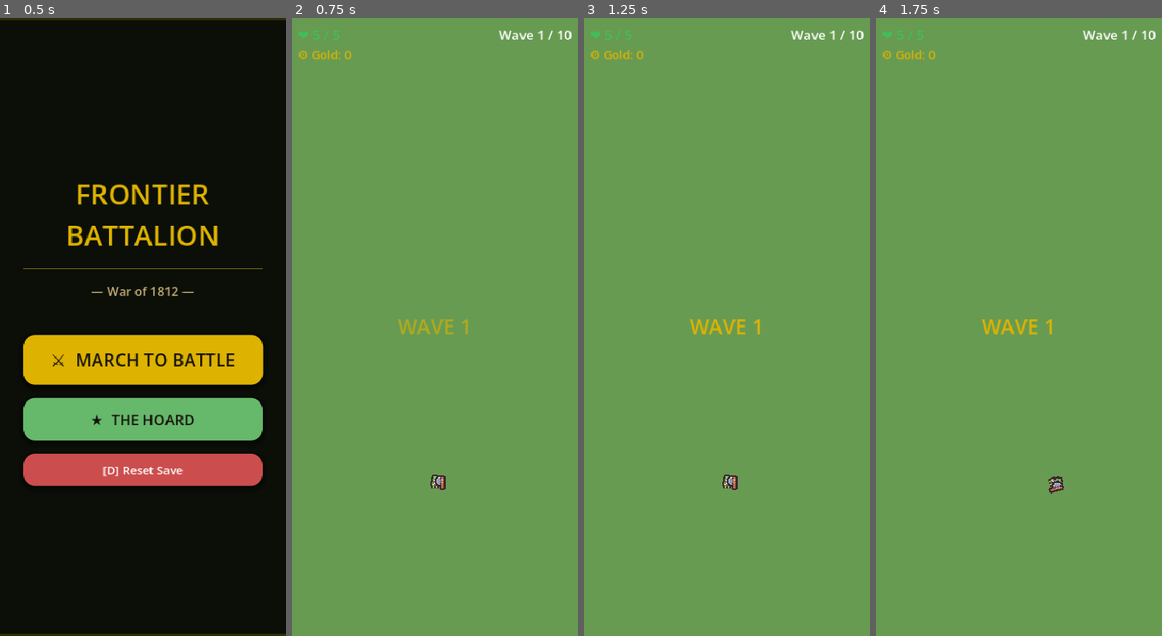
Above: before the commit, frames 1-4 (left to right).
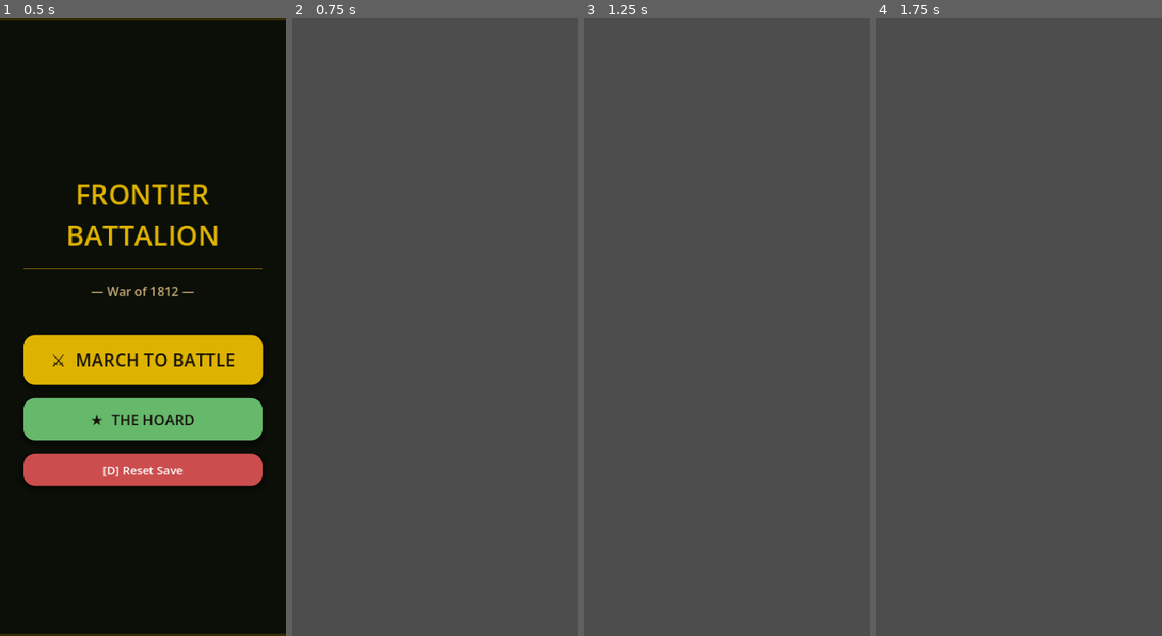
Above: after the commit, the same moments.

Repository: flatbil/Nuthouse-Games
Game: Godot game, scene res://scenes/MainMenu.tscn
Same seed, same stepped clock (60 frames per second), same inputs: the game is played once before the commit and once after it.
Inputs (mouse positions are in pixels of both pictures, inside the frame that each line leads up to):
- Up to frame 1 (0.5 s): no input
- Up to frame 2 (0.75 s): click "⚔ MARCH TO BATTLE" at 0.5 s
- Up to frame 3 (1.25 s): no input
- Up to frame 4 (1.75 s): tap Enter at 1.25 s; move the mouse to (1081, 296) at 1.27 s; hold D from 1.28 s (still down); click (1081, 296) at 1.42 s

Frame 1 is identical in both runs. In frame 2, 100% of the frame differs, in the area x 0-100%, y 0-100%; in frame 3, 100%; in frame 4, 100%.
Error after the commit: Parse Error: Cannot infer the type of "is_edge" variable because the value doesn't have a set type. (res://scenes/Formation.gd:144)

Commit message:
game_03: Per-soldier fire cones, no auto-rotation
- Remove auto-rotate toward nearest enemy; formation holds last
  movement direction permanently (player controls facing)
- Each soldier independently targets nearest enemy within its fire cone:
  - Middle soldiers: ±50° forward cone (blocked by neighbors)
  - Edge soldiers:   ±80° cone biased ~25° toward outer flank
    (like guns on a ship's broadside — ends can cover the flanks)
- _soldier_fire_cone(): determines edge vs middle by comparing x offset
  to max offset in current formation layout
- _nearest_in_cone(): finds closest enemy within cone using angle_to()
- Tactical consequence: player must deliberately face threats; being
  flanked means fewer soldiers can return fire

Co-Authored-By: Claude Sonnet 4.6 <noreply@anthropic.com>

Diff:
--- a/game_03/scenes/Formation.gd
+++ b/game_03/scenes/Formation.gd
@@ -95,7 +95,6 @@
 func _handle_movement(delta: float) -> void:
 	if _move_input.length() < 0.1:
 		_is_moving = false
-		# Rotation handled in firing toward enemy
 		return
 	_is_moving = true
 	var target_dir: Vector2 = _move_input.normalized()
@@ -112,17 +111,61 @@
 
 
 func _handle_firing(delta: float) -> void:
-	var target: Node2D = _get_nearest_enemy()
-	if not is_instance_valid(target):
-		return
-	# Rotate to face target
-	var to_target: Vector2 = (target.global_position - global_position).normalized()
-	var target_angle: float = to_target.angle() + PI * 0.5
-	rotation = lerp_angle(rotation, target_angle, delta * _turn_speed)
-	# Each soldier fires independently
-	for soldier in soldiers:
-		if is_instance_valid(soldier):
+	# Formation does NOT auto-rotate — it holds the last movement direction.
+	# Each soldier independently finds the nearest enemy inside its own fire cone.
+	var enemies := get_tree().get_nodes_in_group("enemies")
+	if enemies.is_empty():
+		return
+	var offsets := GameConfig.get_formation_offsets(soldiers.size())
+	for i in range(soldiers.size()):
+		var soldier = soldiers[i]
+		if not is_instance_valid(soldier) or not soldier._is_alive:
+			continue
+		var cone := _soldier_fire_cone(i, offsets)
+		var target := _nearest_in_cone(enemies, soldier.global_position,
+				cone.dir, cone.half_angle)
+		if is_instance_valid(target):
 			soldier.tick_fire(delta, target, BULLET_SCENE, get_parent())
+
+
+# Returns {dir: Vector2, half_angle: float} for soldier at index idx.
+# End soldiers get a wider arc biased toward their outer flank.
+# Middle soldiers get a narrow forward-only cone.
+func _soldier_fire_cone(idx: int, offsets: Array) -> Dictionary:
+	var fwd := facing_dir if facing_dir.length() > 0.01 else Vector2.UP
+	var right := Vector2(-fwd.y, fwd.x)   # perpendicular right in world space
+	if idx >= offsets.size():
+		return {"dir": fwd, "half_angle": deg_to_rad(55.0)}
+	var ox: float = offsets[idx].x
+	# Find the maximum absolute x offset to identify edge soldiers
+	var max_ox := 0.0
+	for off in offsets:
+		max_ox = max(max_ox, abs(off.x))
+	var is_edge := max_ox > 5.0 and abs(ox) >= max_ox - 2.0
+	if is_edge:
+		# Lean cone ~25° toward outer side; wider arc so flanks are covered
+		var lean := right * sign(ox) * 0.45
+		return {"dir": (fwd + lean).normalized(), "half_angle": deg_to_rad(80.0)}
+	else:
+		return {"dir": fwd, "half_angle": deg_to_rad(50.0)}
+
+
+# Returns the nearest enemy whose bearing from `from_pos` falls inside the cone.
+func _nearest_in_cone(enemies: Array, from_pos: Vector2,
+		cone_dir: Vector2, half_angle: float) -> Node2D:
+	var best: Node2D = null
+	var best_dist: float = INF
+	for e in enemies:
+		if not is_instance_valid(e):
+			continue
+		var to_e: Vector2 = e.global_position - from_pos
+		if absf(cone_dir.angle_to(to_e.normalized())) > half_angle:
+			continue
+		var d: float = to_e.length()
+		if d < best_dist:
+			best_dist = d
+			best = e
+	return best
 
 
 func _handle_melee(delta: float) -> void:
